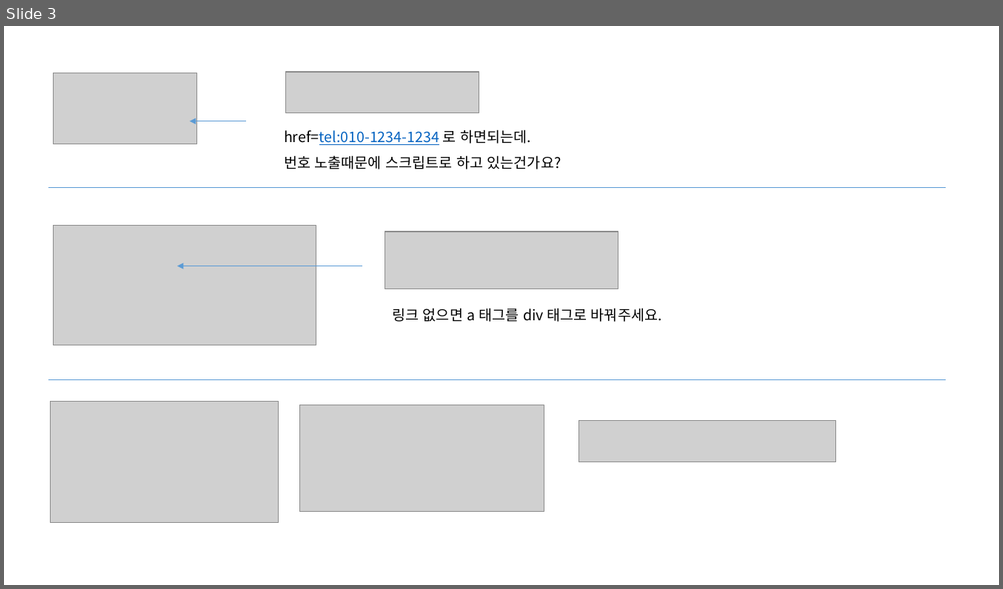
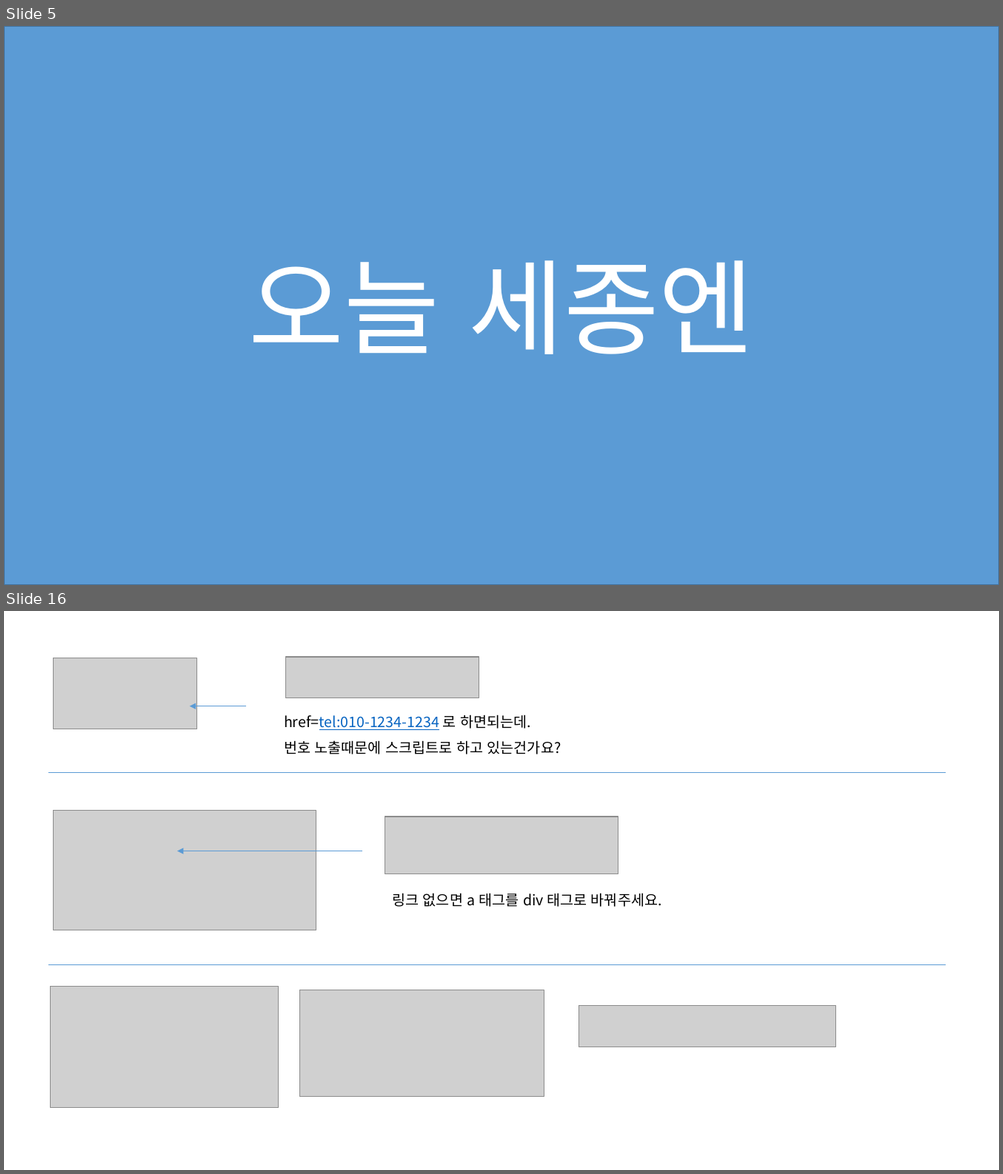
Before and after one commit to jeoungGyy/sejong, a slide deck: ppt/웹접근성 오류 체크(운영).pptx. Shown one above the other, each under a label of ours: slide 3 before the commit, slides 5 and 16 after it; the slides between them are not shown. The pictures are 1003x589 and 1003x1174 pixels, drawn with LibreOffice and Linux fonts; fonts in the diff are those of the drawing; grey boxes stand for pictures. Boxes give left, top, right and bottom in pixels: in the first picture for what was removed or moved away, otherwise in the second. Text is boxed around its words. In the diff, an @@ line names an element or a change of style, - is before the commit and + after.

```diff
--- a/ppt/웹접근성 오류 체크(운영).pptx
+++ b/ppt/웹접근성 오류 체크(운영).pptx
@@ slide 5 added at (4,26,999,585), background #FFFFFF @@
@@ rectangle added at (4,26,999,585), fill #5B9BD5, outline #43739E 1 pt, 100 pt, text #FFFFFF @@
+오늘 세종엔
@@ what was slide 3 is now slide 16 @@
```
Also in this commit, not shown: 1 slide changed, 18 other slides added, 2 slides removed, 4 other files.
